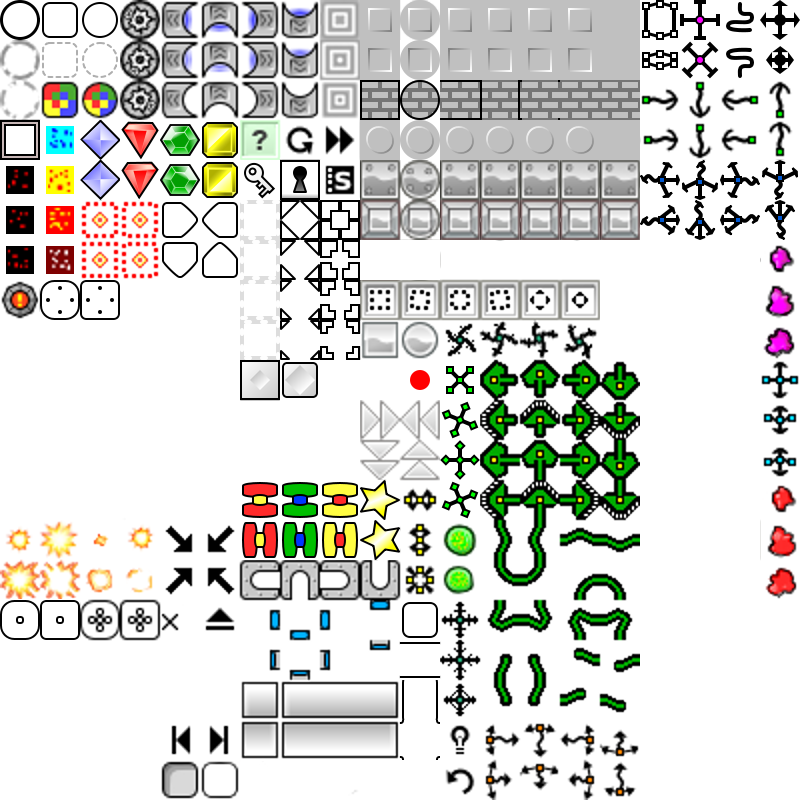
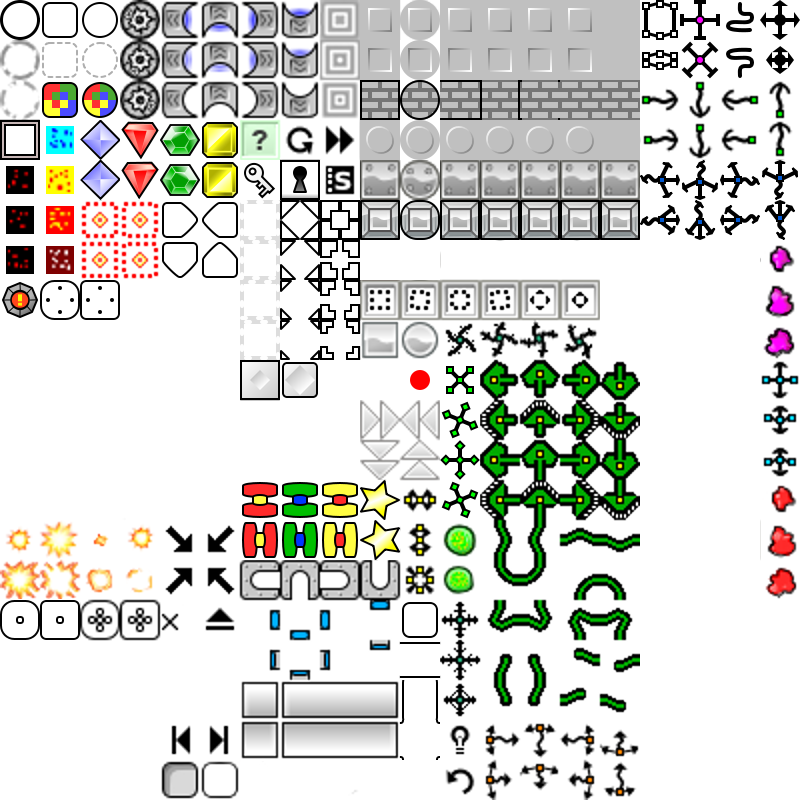
Two versions of the same layered image (800×800). Layer-by-layer changes:
painted on "Capa nueva#1" over (x1=1, y1=81, x2=640, y2=319)
